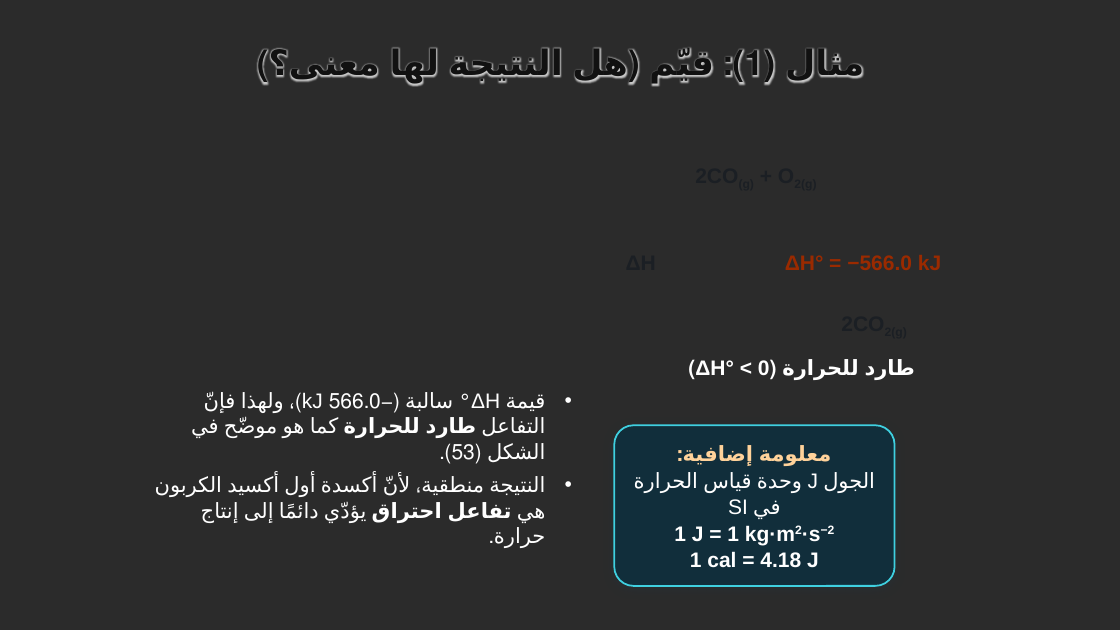
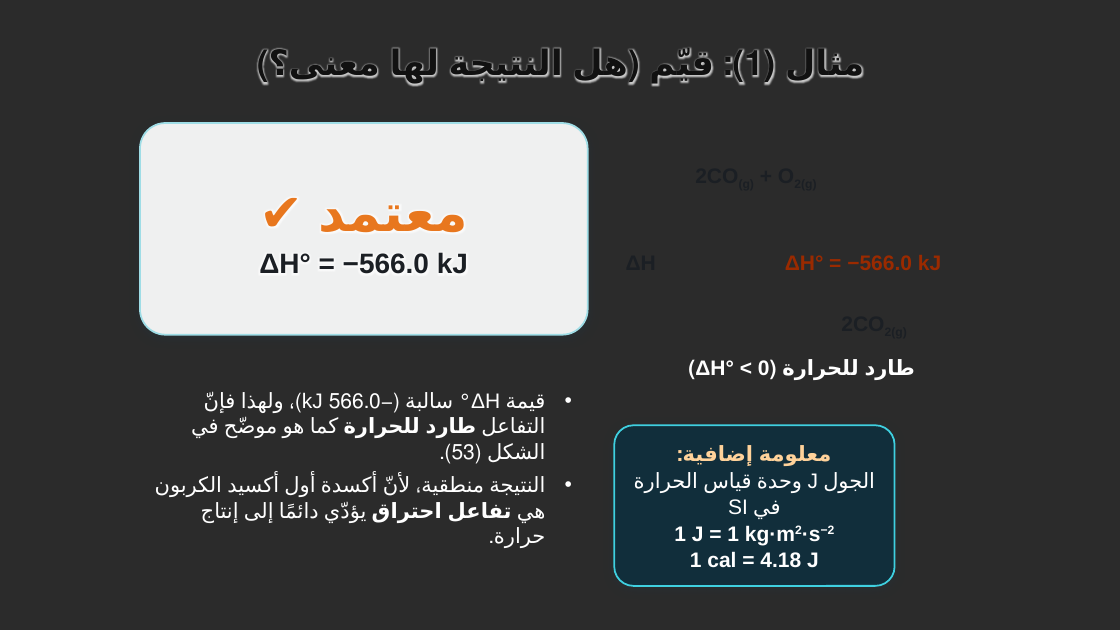
Before and after one commit to eanwarauto/Project-1, a slide deck: slide 34 of الكيمياء_الحرارية_الدرس_1-1.pptx. Drawn at 1120x630 pixels with LibreOffice and Linux fonts; fonts in the diff are those of the drawing; background and template pictures are left out; a plain dark background stands for a picture behind light text. Boxes give left, top, right and bottom in pixels: in the first picture for what was removed or moved away, otherwise in the second. Text is boxed around its words. In the diff, an @@ line names an element or a change of style, - is before the commit and + after.

```diff
--- a/الكيمياء_الحرارية_الدرس_1-1.pptx
+++ b/الكيمياء_الحرارية_الدرس_1-1.pptx
@@ rounded rectangle added at (140, 123, 588, 334), fill #FFFFFF at 93% opacity, outline #9FDDE6 2 pt, 32 pt, text #1B1F24, bold @@
+معتمد ✔
+ΔH° = −566.0 kJ
```
